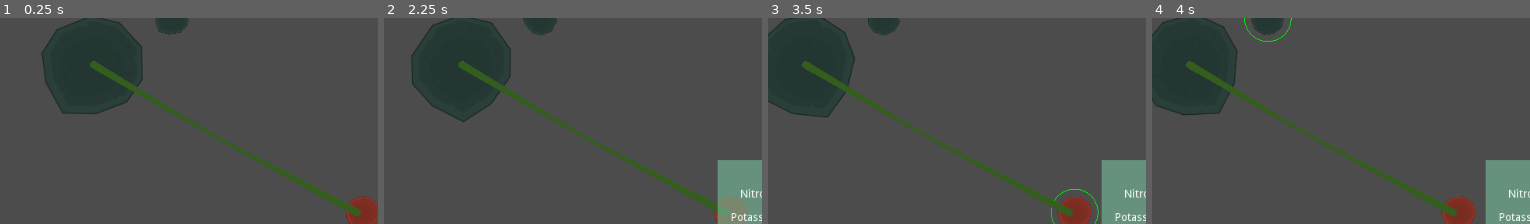
Above: before the commit, frames 1-4 (left to right).
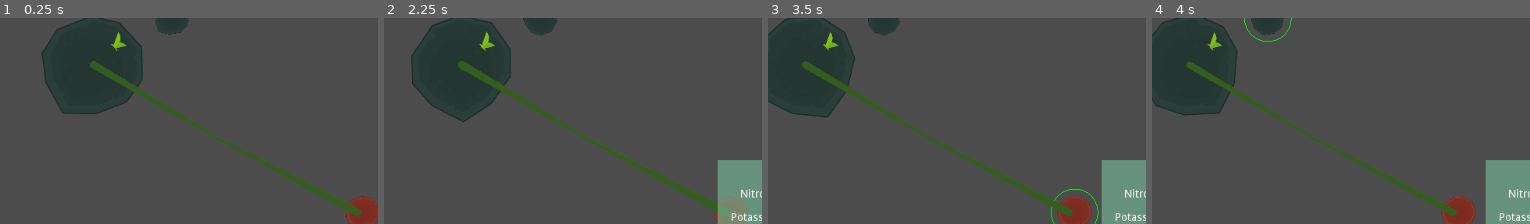
Above: after the commit, the same moments.

Repository: Bloodyaugust/kenney-jam-2022
Game: Godot game, scene res://main.tscn
The game is run twice, just before and just after one commit, with the same random seed, the same clock (stepped at 60 frames per second) and the same inputs.
Inputs (mouse positions are % of the whole screen's width and height, from its top left):
- Up to frame 1 (0.25 s): no input
- Up to frame 2 (2.25 s): tap Enter at 0.5, 2 s; drag from (47, 43) to (20, 20) at 0.52 s; tap Space at 1.25 s; drag from (20, 20) to (47, 43) at 1.27 s; move the mouse to (11, 74) at 2.02 s; hold Right (ui_right) from 2.03 s (still down); click (11, 74) at 2.17 s
- Up to frame 3 (3.5 s): release Right (ui_right) at 2.75 s; drag from (76, 79) to (12, 20) at 2.77 s
- Up to frame 4 (4 s): tap Space at 3.5 s; drag from (50, 32) to (75, 79) at 3.52 s
The pictures show only the part of the screen within x 35-85%, y 32-82%; the shares and areas given below are measured in that part.

The runs differ from the first frame. In frame 1, 0.2% of the frame differs, in the area x 29-95%, y 6-96%; in frame 2, 0.2%, in the area x 19-89%, y 6-95%; in frame 3, 0.2%; in frame 4, 0.2%.

Commit message:
Begin implementation of Growth actor
- Basic connection to asteroid from scene setup
- Spawns random foliage
- "Breathes" foliage and connections

Diff:
--- /dev/null
+++ b/actors/Growth.gd
@@ -0,0 +1,45 @@
+extends Node2D
+
+const FOLIAGE_SPRITES: Array = [
+  preload("res://sprites/foliage/foliagePack_001.png"),
+  preload("res://sprites/foliage/foliagePack_002.png"),
+  preload("res://sprites/foliage/foliagePack_003.png"),
+  preload("res://sprites/foliage/foliagePack_018.png"),
+  preload("res://sprites/foliage/foliagePack_019.png"),
+  preload("res://sprites/foliage/foliagePack_020.png"),
+  preload("res://sprites/foliage/foliagePack_021.png"),
+ ]
+const FOLIAGE_SCALE_MODIFIER: Vector2 = Vector2(0.0005, 0.0005)
+
+export var starting_asteroid: NodePath
+
+var asteroid: Node2D
+
+onready var _connections: Node2D = $"%Connections"
+onready var _foliage: Node2D = $"%Foliage"
+
+var _asteroid_data: AsteroidData
+
+func _process(delta):
+  for _child in _foliage.get_children():
+    _child.scale = _child.scale - (sin((Time.get_ticks_msec() as float + _child.get_meta("scale_offset")) / 512) * FOLIAGE_SCALE_MODIFIER)
+
+  _connections.get_child(0).width = 10 - (sin((Time.get_ticks_msec() as float) / 512))
+
+func _ready():
+  if starting_asteroid:
+    asteroid = get_node(starting_asteroid)
+
+  _asteroid_data = asteroid.data as AsteroidData
+
+  var _num_foliage: int = (randi() % 6) + 1
+  for _i in range(_num_foliage):
+    var _new_foliage: Sprite = Sprite.new()
+    var _new_position: Vector2 = global_position + (Vector2(rand_range(-1, 1), rand_range(-1, 1)).normalized() * (_asteroid_data.size * rand_range(5, 15)))
+
+    _new_foliage.texture = FOLIAGE_SPRITES[randi() % FOLIAGE_SPRITES.size()]
+    _new_foliage.scale = Vector2(0.4, 0.4)
+    _new_foliage.global_position = _new_position
+    _new_foliage.rotation = global_position.angle_to_point(_new_position) - PI / 2
+    _new_foliage.set_meta("scale_offset", rand_range(0, 1000))
+    _foliage.add_child(_new_foliage)
--- /dev/null
+++ b/actors/Growth.tscn
@@ -0,0 +1,19 @@
+[gd_scene load_steps=4 format=2]
+
+[ext_resource path="res://doodads/Connection.tscn" type="PackedScene" id=1]
+[ext_resource path="res://actors/Growth.gd" type="Script" id=2]
+
+[sub_resource type="Curve" id=1]
+_data = [ Vector2( 0, 1 ), 0.0, 0.0, 0, 0, Vector2( 0.490476, 0.390909 ), 0.0, 0.0, 0, 0, Vector2( 1, 1 ), 0.0, 0.0, 0, 0 ]
+
+[node name="Growth" type="Node2D"]
+script = ExtResource( 2 )
+
+[node name="Connections" type="Node2D" parent="."]
+unique_name_in_owner = true
+
+[node name="Connection" parent="Connections" instance=ExtResource( 1 )]
+width_curve = SubResource( 1 )
+
+[node name="Foliage" type="Node2D" parent="."]
+unique_name_in_owner = true
--- a/main.tscn
+++ b/main.tscn
@@ -9,7 +9,7 @@
 [ext_resource path="res://data/asteroids/small_potassium.tres" type="Resource" id=7]
 [ext_resource path="res://theme.tres" type="Theme" id=8]
 [ext_resource path="res://views/SelectedAsteroid.gd" type="Script" id=9]
-[ext_resource path="res://doodads/Connection.tscn" type="PackedScene" id=10]
+[ext_resource path="res://actors/Growth.tscn" type="PackedScene" id=10]
 
 [sub_resource type="StyleBoxFlat" id=1]
 bg_color = Color( 0.921569, 0.32549, 0.32549, 1 )
@@ -46,7 +46,8 @@
 position = Vector2( 101, -60 )
 data_resource = ExtResource( 3 )
 
-[node name="Connection" parent="." instance=ExtResource( 10 )]
+[node name="Growth" parent="." instance=ExtResource( 10 )]
+starting_asteroid = NodePath("../Asteroid")
 
 [node name="CanvasLayer" type="CanvasLayer" parent="."]
 
